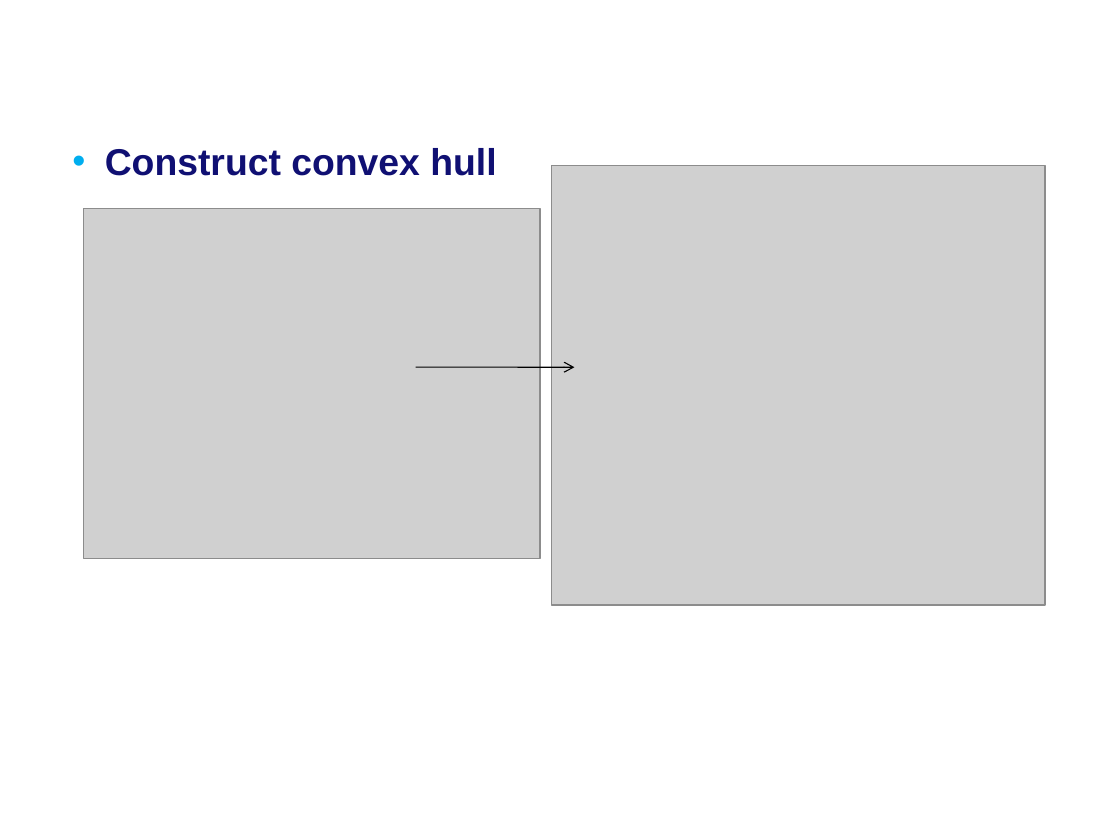
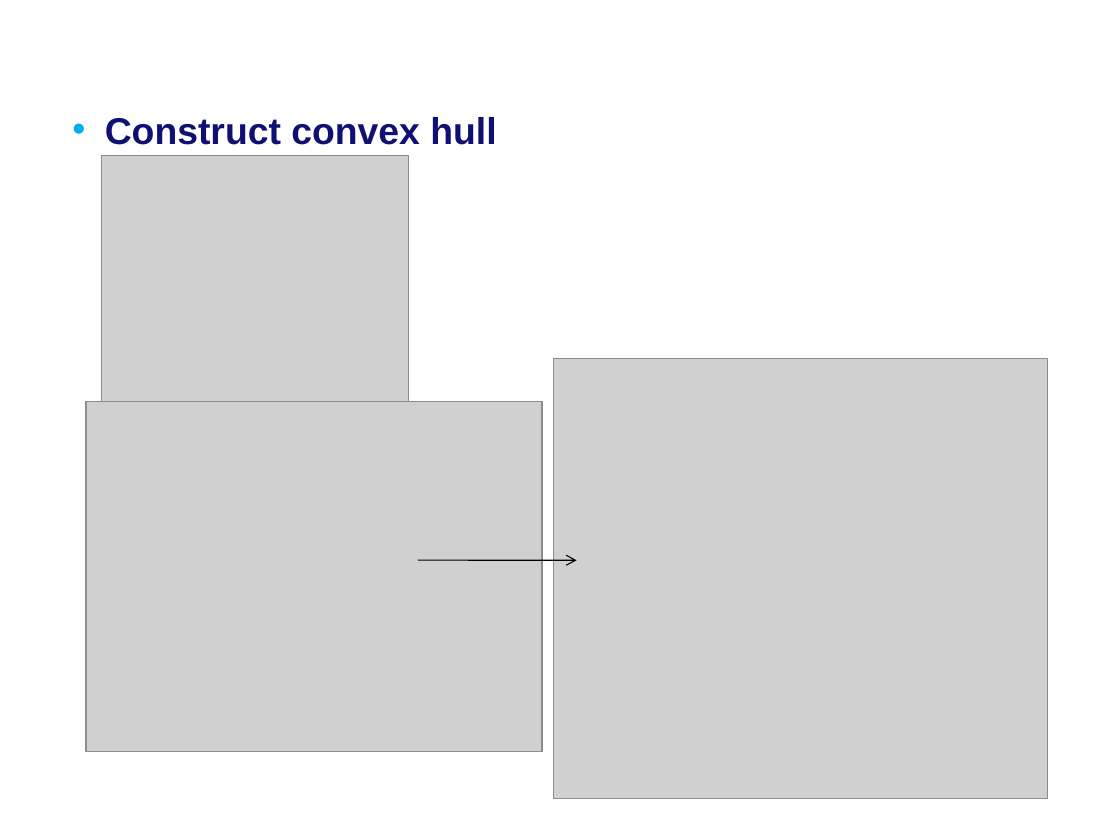
Before and after one commit to MartijnMuijsers/Algorithms, a slide deck: slide 7 of report/Final Presentation.ppt. Drawn at 1120x840 pixels with LibreOffice and Linux fonts; fonts in the diff are those of the drawing; grey boxes stand for pictures; background and template pictures are left out. Boxes give left, top, right and bottom in pixels: in the first picture for what was removed or moved away, otherwise in the second. Text is boxed around its words. In the diff, an @@ line names an element or a change of style, - is before the commit and + after.

Commit message:
Another powerpoint update

```diff
--- a/report/Final Presentation.ppt
+++ b/report/Final Presentation.ppt
@@ text "Construct convex hull": place and size @@
-text "Construct convex hull" at box(105, 148, 496, 176)
+text "Construct convex hull" at box(105, 117, 496, 145)
@@ picture: place and size @@
-picture at box(84, 208, 540, 558)
+picture at box(101, 156, 409, 402)
@@ picture: place and size @@
-picture at box(551, 165, 1045, 605)
+picture at box(553, 358, 1047, 799)
@@ picture added at box(86, 401, 542, 750) @@
@@ arrow moved from (416, 367) - (575, 367) to (418, 560) - (577, 560) @@
```
